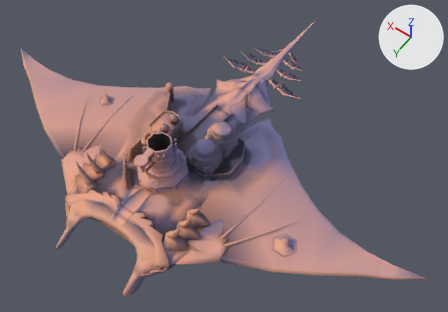
Two versions of the glTF model Project/area/4 levitated ruin/act 1/environment/model/Rukh5LOD.gltf, one commit apart.
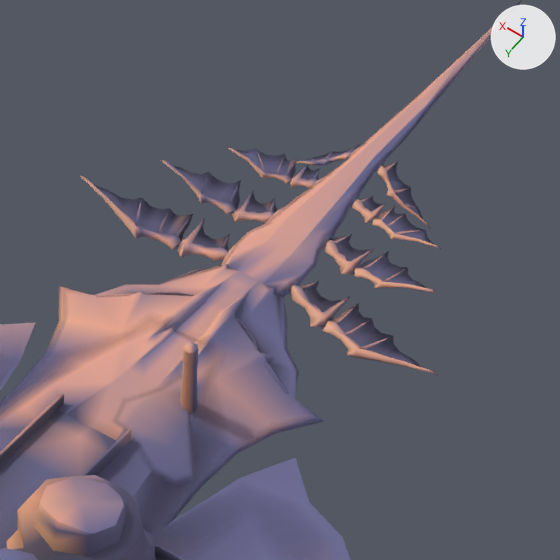
There are two pictures of each version: one whole from a 50 mm lens placed at (21.0, 1605.0, 403.0), pointed at (231.0, 1312.0, -59.0), one close up on the part from 45% to 74% of the width and 5% to 45% of the height. The lights are fixed; the arrows at upper right show +X, +Y and +Z. Vertices at the same position are counted once.

The older version as bpy lines, for what is in view:
```python
me_stg060_a04_mesh_0001 = bpy.data.meshes.new('stg060_a04_Mesh_0001')
me_stg060_a04_mesh_0001.from_pydata(...)  # 454 vertices, 730 faces; spans x 21.0..479.0, y 1101.0..1433.0, z -45.0..-29.0
me_stg060_a04_mesh_0001.materials.append(mat_skin_blue)
me_stg060_o04_mesh_0043 = bpy.data.meshes.new('stg060_o04_Mesh_0043')
me_stg060_o04_mesh_0043.from_pydata(...)  # 53 vertices, 62 faces; spans x 246.4..253.6, y 1146.8..1260.0, z -40.0..-35.1
me_stg060_o04_mesh_0043.materials.append(mat_road_blue)
me_wings05mesh = bpy.data.meshes.new('Wings05Mesh')
me_wings05mesh.from_pydata(...)  # 1628 vertices, 2348 faces; spans x 201.6..297.9, y 1167.7..1227.7, z -50.3..-34.0
me_wings05mesh.materials.append(mat_wing)
ob_stg060_a04_mesh_0001 = bpy.data.objects.new('stg060_a04_Mesh_0001', me_stg060_a04_mesh_0001)
ob_stg060_a04_mesh_0001.location = (0.0, 0.0, 0.0)
ob_stg060_o04_mesh_0043 = bpy.data.objects.new('stg060_o04_Mesh_0043', me_stg060_o04_mesh_0043)
ob_stg060_o04_mesh_0043.location = (0.0, 0.0, 0.0)
ob_wings05mesh = bpy.data.objects.new('Wings05Mesh', me_wings05mesh)
ob_wings05mesh.location = (0.0, 0.0, 0.0)
# also in view: 'stg060_o04_Mesh_0006' at (272.0, 1335.0, -25.0); 'stg060_a04_Mesh_0002' at (250.0, 1198.0, -39.0); 'stg060_a04_Mesh_0006.001' at (250.0, 1335.0, -36.0); 'stg060_a04_Mesh_0006' at (250.0, 1335.0, -34.0); 'stg060_a04_Mesh_0011' at (255.0, 1330.0, -36.0)
```
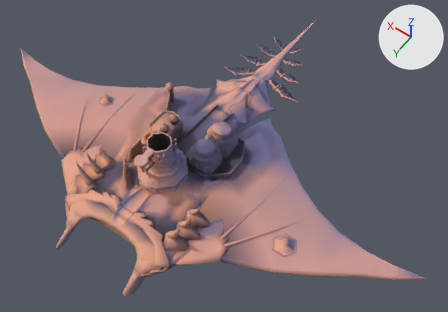
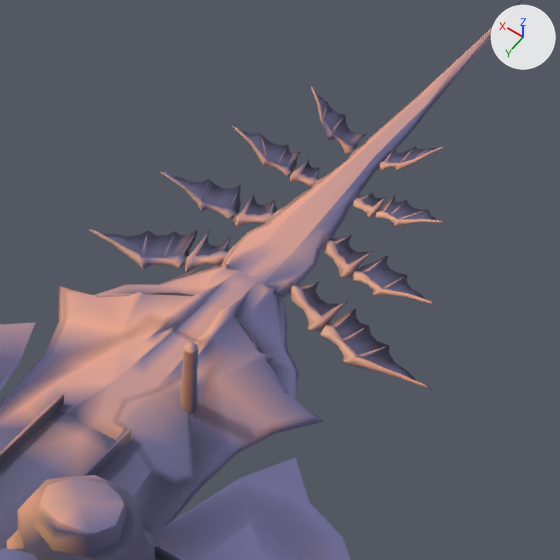
Edits to the bpy script that builds the scene:
```text
Change me_wings05mesh:
    remove me_wings05mesh.from_pydata(...)  # 1628 vertices, 2348 faces; spans x 201.6..297.9, y 1167.7..1227.7, z -50.3..-34.0
    add me_wings05mesh.from_pydata(...)  # 1628 vertices, 2348 faces; spans x 202.4..296.8, y 1167.2..1226.9, z -51.8..-28.4
    me_wings05mesh part 1: the loose piece of 47 vertices spanning x 230.4..246.8, y 1172.7..1178.3, z -50.3..-39.7 is multiplied about its middle by the matrix ((0.347, -0.368, 0.862), (0.077, 0.928, 0.365), (-0.935, -0.061, 0.35)), then moved by (0.1, -2.6, 10.6)
    me_wings05mesh part 2: the loose piece of 26 vertices spanning x 232.3..246.0, y 1167.7..1176.9, z -49.0..-40.4 is multiplied about its middle by the matrix ((0.347, -0.368, 0.862), (0.077, 0.928, 0.365), (-0.935, -0.061, 0.35)), then moved by (1.2, -2.2, 10.1)
    me_wings05mesh part 3: the loose piece of 13 vertices spanning x 239.2..241.2, y 1170.8..1176.9, z -45.2..-42.6 is multiplied about its middle by the matrix ((0.347, -0.368, 0.862), (0.077, 0.928, 0.365), (-0.935, -0.061, 0.35)), then moved by (0.6, -2.0, 8.5)
    me_wings05mesh part 4: the loose piece of 45 vertices spanning x 233.3..243.8, y 1196.5..1207.2, z -42.7..-39.6 is multiplied about its middle by the matrix ((0.993, 0.001, -0.118), (0.005, 0.999, 0.052), (0.118, -0.053, 0.992)), then moved by (0.2, -0.1, -0.6)
    me_wings05mesh part 5: the loose piece of 14 vertices spanning x 233.9..243.0, y 1196.6..1204.5, z -42.3..-39.8 is multiplied about its middle by the matrix ((0.993, 0.001, -0.118), (0.005, 0.999, 0.052), (0.118, -0.053, 0.992)), then moved by (0.2, -0.1, -0.5)
    me_wings05mesh part 6: the loose piece of 43 vertices spanning x 212.4..234.3, y 1202.9..1208.0, z -42.3..-36.9 is multiplied about its middle by the matrix ((0.993, 0.001, -0.118), (0.005, 0.999, 0.052), (0.118, -0.053, 0.992)), then moved by (0.1, -0.1, -2.6)
    me_wings05mesh part 7: the loose piece of 22 vertices spanning x 214.6..233.7, y 1196.3..1206.6, z -41.7..-37.4 is multiplied about its middle by the matrix ((0.993, 0.001, -0.118), (0.005, 0.999, 0.052), (0.118, -0.053, 0.992)), then moved by (0.1, -0.1, -2.3)
    me_wings05mesh part 8: the loose piece of 13 vertices spanning x 223.0..226.0, y 1199.8..1206.6, z -39.8..-38.8 is moved by (0.0, -0.1, -2.4)
    me_wings05mesh part 9: the loose piece of 13 vertices spanning x 230.0..232.4, y 1197.2..1204.2, z -41.4..-40.2 is multiplied about its middle by the matrix ((0.993, 0.001, -0.118), (0.005, 0.999, 0.052), (0.118, -0.053, 0.992)), then moved by (0.2, -0.1, -1.4)
    me_wings05mesh part 10: the loose piece of 45 vertices spanning x 254.4..261.4, y 1182.0..1190.3, z -42.3..-39.6 is multiplied about its middle by the matrix ((0.966, 0.007, -0.26), (-0.029, 0.996, -0.082), (0.258, 0.087, 0.962)), then moved by (0.1, 0.0, 0.9)
    me_wings05mesh part 11: the loose piece of 13 vertices spanning x 255.2..260.7, y 1182.4..1188.3, z -41.9..-39.9 is multiplied about its middle by the matrix ((0.966, 0.007, -0.26), (-0.029, 0.996, -0.082), (0.258, 0.087, 0.962)), then moved by (0.1, 0.0, 0.8)
    me_wings05mesh part 12: the loose piece of 43 vertices spanning x 260.9..279.4, y 1187.1..1191.3, z -42.5..-40.3 is multiplied about its middle by the matrix ((0.966, 0.007, -0.26), (-0.029, 0.996, -0.082), (0.258, 0.087, 0.962)), then moved by (-0.2, -0.4, 4.3)
    me_wings05mesh part 13: the loose piece of 24 vertices spanning x 261.7..277.9, y 1182.3..1190.4, z -42.2..-39.7 is multiplied about its middle by the matrix ((0.966, 0.007, -0.26), (-0.029, 0.996, -0.082), (0.258, 0.087, 0.962)), then moved by (-0.3, -0.4, 3.9)
    me_wings05mesh part 14: 881 of 1628 vertices moved; they spanned x 220.6..297.9, y 1167.7..1227.7, z -50.3..-34.0 and now span x 221.2..296.8, y 1167.2..1226.5, z -51.8..-28.4; mean shift (-0.3, -0.7, 0.1); largest move (269.6, 1175.1, -50.3) -> (268.6, 1170.6, -28.4)
    me_wings05mesh part 15: 235 of the vertices in x 201.6..242.1, y 1211.1..1226.7, z -44.6..-39.3 are multiplied about their middle by the matrix ((0.992, 0.009, -0.129), (-0.009, 1.0, -0.002), (0.129, 0.003, 0.992)), then moved by (0.4, 0.2, -2.5)
```

Boxes (x1, y1, x2, y2) around the edits, measured in the close-ups (560 x 560 px; the box of a moved part takes in the faces that stretch with it):
'Wings05Mesh', reshaped (32% taller)
    before: (79, 144, 441, 376)
    after: (89, 85, 446, 391)
part 1 of me_wings05mesh, moved or reshaped
    before: (378, 165, 430, 229)
    after: (380, 146, 446, 171)
part 2 of me_wings05mesh, moved or reshaped
    before: (384, 162, 423, 219)
    after: (387, 146, 437, 163)
part 3 of me_wings05mesh, moved or reshaped
    before: (393, 188, 409, 195)
    after: (399, 149, 413, 163)
part 4 of me_wings05mesh, moved or reshaped
    before: (324, 239, 375, 275)
    after: (324, 239, 373, 278)
part 5 of me_wings05mesh, moved or reshaped
    before: (330, 235, 370, 261)
    after: (331, 235, 369, 264)
part 6 of me_wings05mesh, moved or reshaped
    before: (354, 267, 437, 294)
    after: (353, 270, 436, 306)
part 7 of me_wings05mesh, moved or reshaped
    before: (359, 251, 426, 288)
    after: (357, 255, 425, 299)
part 8 of me_wings05mesh, moved or reshaped
    before: (382, 270, 404, 282)
    after: (381, 278, 402, 289)
part 9 of me_wings05mesh, moved or reshaped
    before: (363, 254, 385, 270)
    after: (362, 259, 383, 274)
part 10 of me_wings05mesh, moved or reshaped
    before: (290, 164, 317, 189)
    after: (290, 160, 319, 187)
part 11 of me_wings05mesh, moved or reshaped
    before: (301, 166, 320, 180)
    after: (301, 162, 320, 179)
part 12 of me_wings05mesh, moved or reshaped
    before: (228, 148, 293, 184)
    after: (232, 126, 293, 176)
part 13 of me_wings05mesh, moved or reshaped
    before: (236, 148, 299, 177)
    after: (242, 131, 301, 170)
part 14 of me_wings05mesh, moved or reshaped
    before: (79, 144, 441, 260)
    after: (89, 85, 445, 273)
part 15 of me_wings05mesh, moved or reshaped
    before: (290, 280, 439, 376)
    after: (290, 282, 433, 391)
